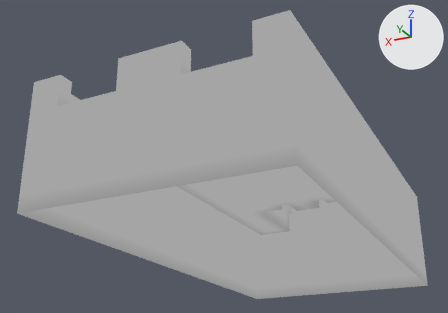
An edit to the glTF model models/boat.glb, drawn before and after from the same camera.
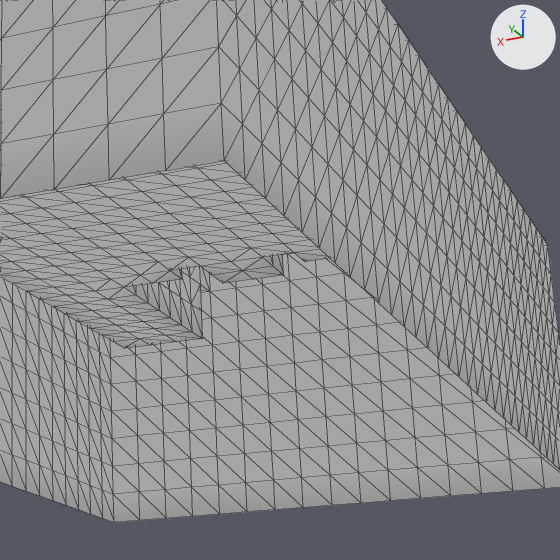
Each version appears first whole from a 50 mm camera at (-8.4, 39.8, -9.7) aimed at (10.7, 1.8, 7.5), and next in a close-up on the part from 48% to 94% of the width and 34% to 100% of the height. The axes (+X, +Y, +Z) are drawn at upper right. The lights are the same throughout. The close-ups show mesh edges as thin lines. Where no turn or scale is listed for an object, it has been applied to the vertices. Vertices at the same position are counted once.
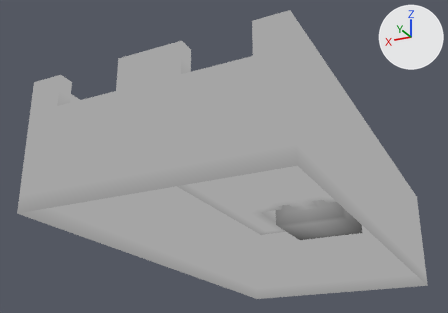
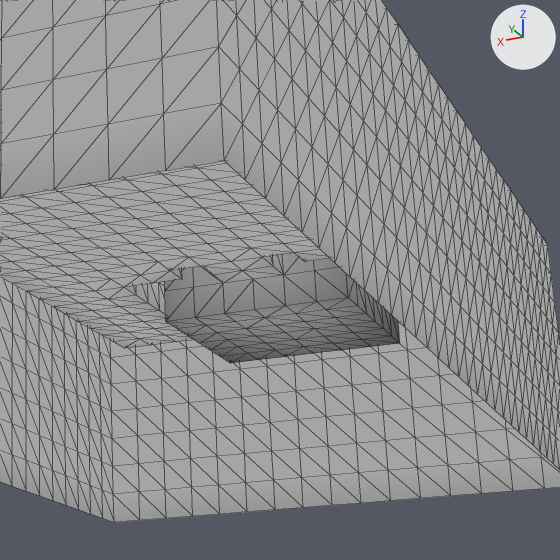
The change in detail:
me_mesh_0 is used by ob_mesh_0; location (0.0, 0.0, 0.0).
me_mesh_0 had 990 vertices, 1884 faces and spanned x 0.0..16.0, y -16.0..0.0, z 0.0..13.0.
me_mesh_0 now has 1217 vertices, 2348 faces and spans x 0.0..16.0, y -16.0..0.0, z 0.0..13.0.
Part 1, on me_mesh_0:
4 vertices are added at (9.0, -13.0, 12.0), (9.0, -14.0, 12.0), (10.0, -13.0, 12.0), (10.0, -14.0, 12.0).
5 new vertices lie (-1.0, 0.0, -1.0) away from vertices in x 7.0..8.0, y -9.0, z 6.0..10.0.
6 new vertices lie (-1.0, 0.0, 0.0) away from vertices in x 6.0..7.0, y -9.0, z 5.0..10.0.
6 new vertices lie (0.0, -1.0, 0.0) away from vertices in x 5.0..7.0, y -9.0, z 5.0..9.0.
8 new vertices lie (0.0, 0.0, 1.0) away from vertices in x 5.0..9.0, y -10.0..-9.0, z 5.0..10.0.
8 new vertices lie (0.0, -1.0, 0.0) away from vertices in x 5.0..7.0, y -10.0, z 5.0..10.0.
9 new vertices lie (1.0, 0.0, 0.0) away from vertices in x 7.0..9.0, y -11.0..-9.0, z 5.0..11.0.
9 new vertices lie (0.0, -1.0, 0.0) away from vertices in x 5.0..8.0, y -11.0, z 5.0..10.0.
10 new vertices lie (1.0, 0.0, 0.0) away from vertices in x 8.0..10.0, y -12.0..-9.0, z 5.0..11.0.
16 new vertices lie (0.0, -1.0, 0.0) away from vertices in x 5.0..11.0, y -12.0..-9.0, z 5.0..11.0.
16 new vertices lie (0.0, -1.0, 0.0) away from vertices in x 5.0..11.0, y -13.0..-10.0, z 5.0..11.0.
16 new vertices lie (0.0, -1.0, 0.0) away from vertices in x 5.0..11.0, y -14.0..-11.0, z 5.0..11.0.
20 new vertices lie (0.0, 0.0, 1.0) away from vertices in x 5.0..11.0, y -15.0..-9.0, z 5.0..11.0.
13 new vertices lie (1.0, 0.0, 0.0) away from vertices in x 5.0..9.0, y -15.0..-9.0, z 5.0..11.0.
13 new vertices lie (1.0, 0.0, 0.0) away from vertices in x 6.0..10.0, y -15.0..-9.0, z 5.0..11.0.
15 new vertices lie (0.0, 0.0, 1.0) away from vertices in x 5.0..11.0, y -15.0..-9.0, z 5.0..11.0.
11 new vertices lie (0.0, -1.0, 0.0) away from vertices in x 6.0..11.0, y -12.0..-9.0, z 7.0..12.0.
11 new vertices lie (0.0, -1.0, 0.0) away from vertices in x 6.0..11.0, y -13.0..-10.0, z 7.0..12.0.
10 new vertices lie (0.0, -1.0, 0.0) away from vertices in x 6.0..11.0, y -14.0..-11.0, z 8.0..12.0.
7 new vertices lie (1.0, 0.0, 0.0) away from vertices in x 5.0..7.0, y -15.0..-13.0, z 8.0..12.0.
7 new vertices lie (1.0, 0.0, 0.0) away from vertices in x 6.0..8.0, y -15.0..-13.0, z 8.0..12.0.
7 new vertices lie (1.0, 0.0, 0.0) away from vertices in x 7.0..9.0, y -15.0..-13.0, z 8.0..12.0.
464 new faces join them.

Location of each change, [x1, y1, x2, y2] in pixels of the close-ups (560 x 560 px):
part 1 of me_mesh_0, added: after [165, 253, 400, 363]
